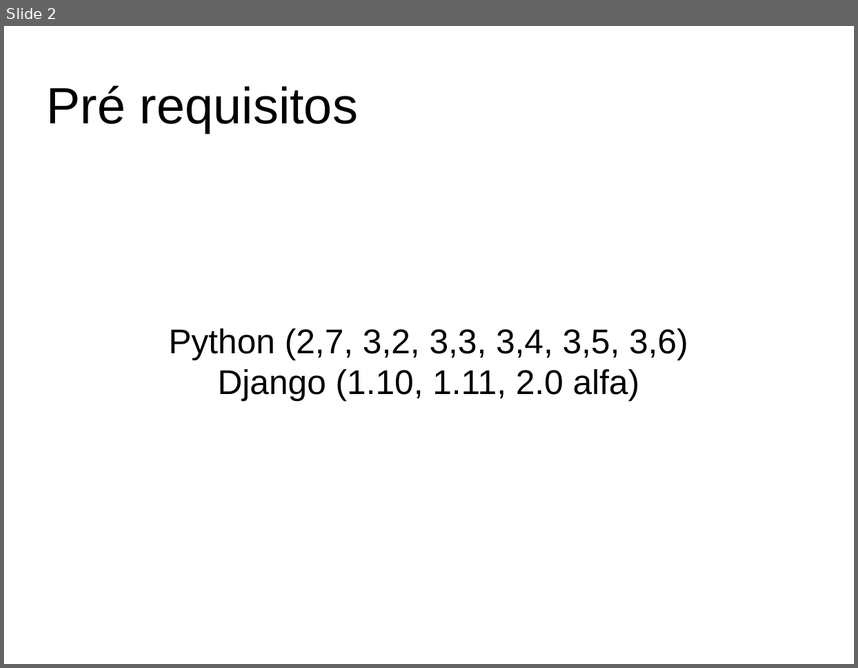
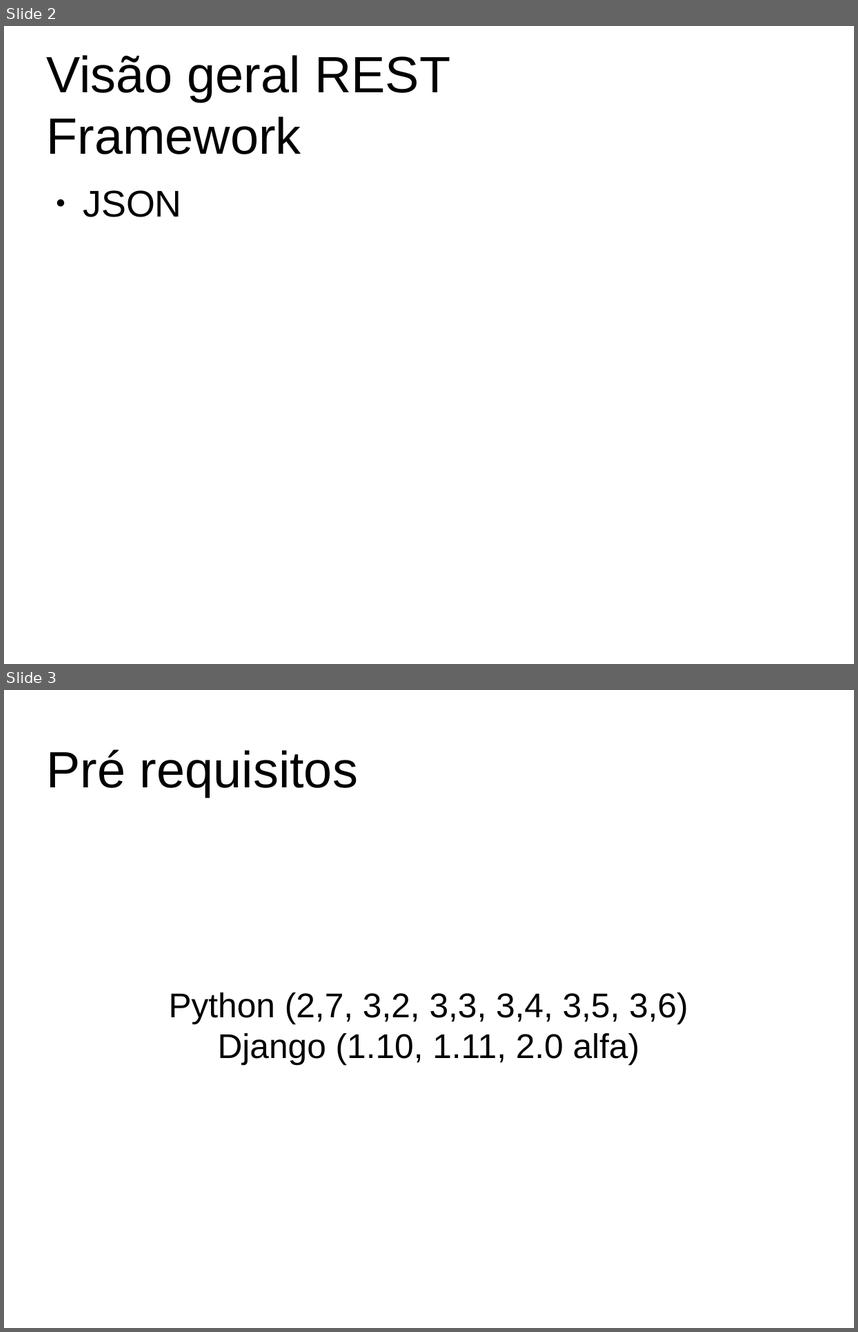
Before and after one commit to emartello/PilasMeus, a slide deck: Apresentação.odp. Shown one above the other, each under a label of ours: slide 2 before the commit, slides 2 and 3 after it. The pictures are 858x668 and 858x1332 pixels, drawn with LibreOffice and Linux fonts; fonts in the diff are those of the drawing; background and template pictures are left out. Boxes give left, top, right and bottom in pixels: in the first picture for what was removed or moved away, otherwise in the second. Text is boxed around its words. In the diff, an @@ line names an element or a change of style, - is before the commit and + after.

```diff
--- a/Apresentação.odp
+++ b/Apresentação.odp
@@ slide 2 added at (4,26,854,664), background #FFFFFF @@
@@ title added at (47,55,450,154), 47.6 pt, text #000000 @@
+Visão geral REST Framework
@@ text added at (83,190,181,217), 34.7 pt, text #000000 @@
+● JSON
@@ what was slide 2 is now slide 3 @@
```
Also in this commit, not shown: 1 slide changed.
